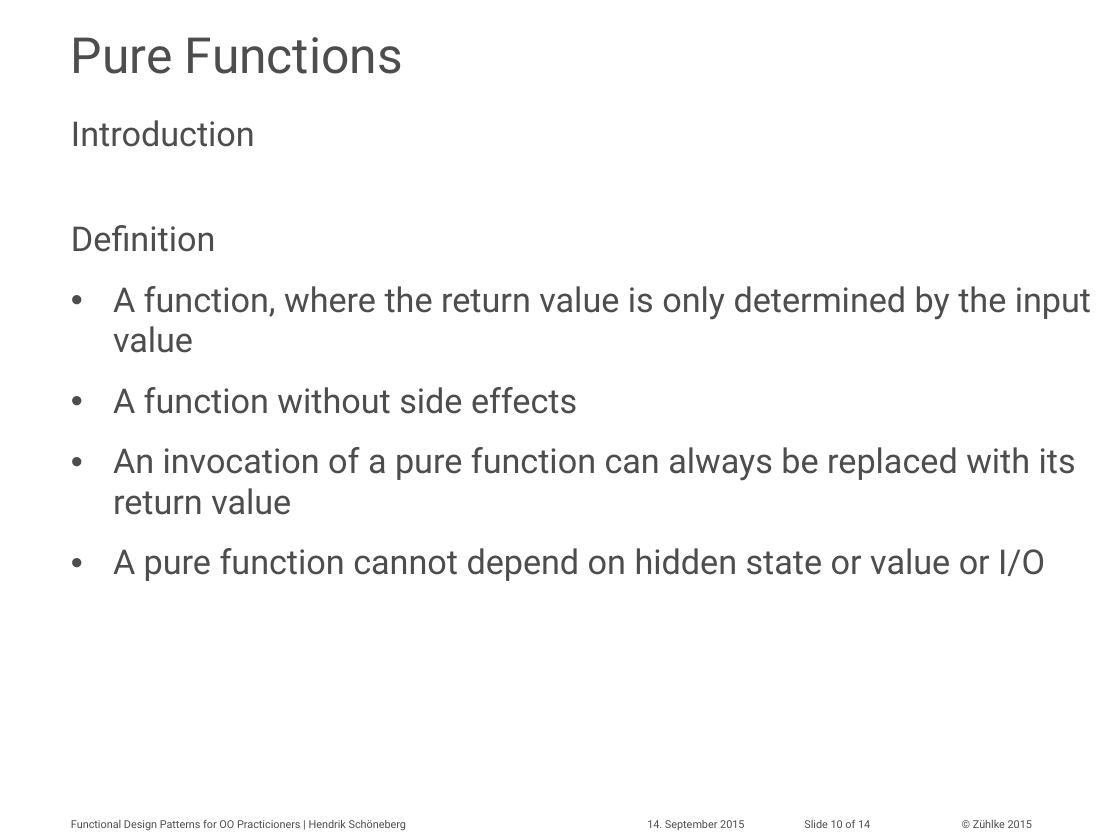
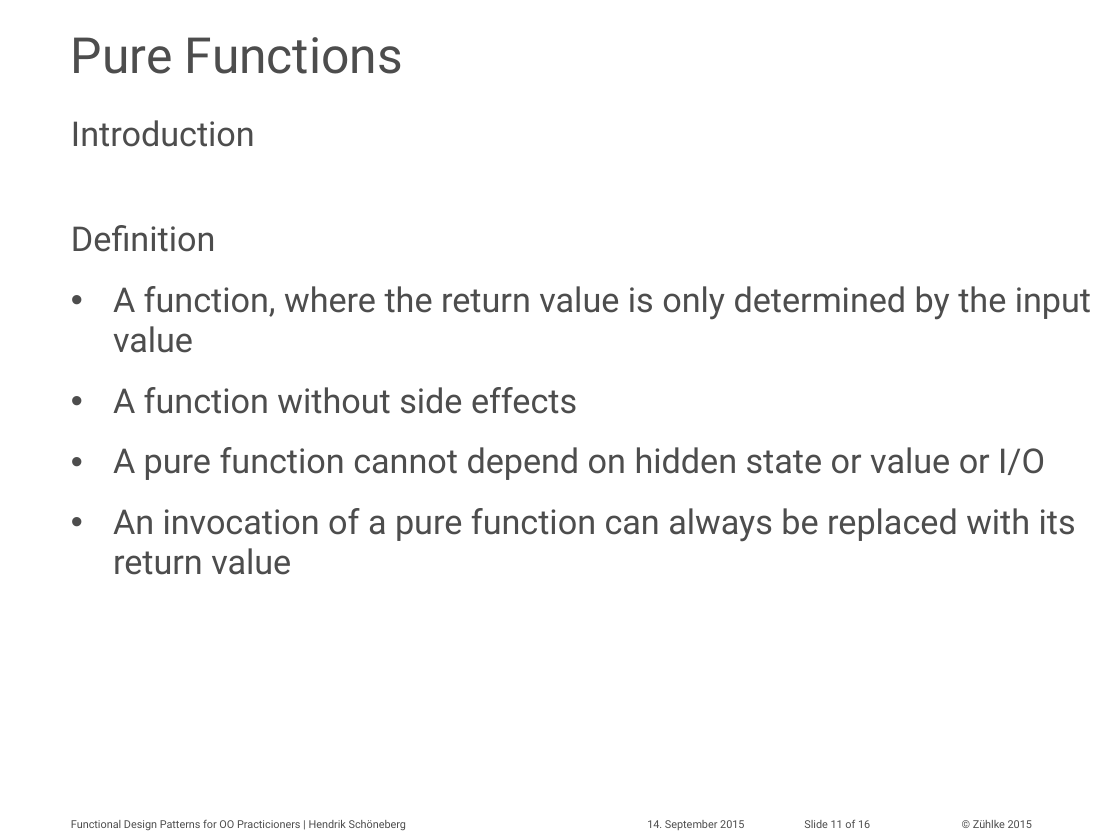
Before and after one commit to aax/zdays-fp-patterns, a slide deck: slide 11 of hesc_slides.pptx (slide 10 before the commit). Drawn at 1120x840 pixels with LibreOffice and Linux fonts; fonts in the diff are those of the drawing; background and template pictures are left out. Boxes give left, top, right and bottom in pixels: in the first picture for what was removed or moved away, otherwise in the second. Text is boxed around its words. In the diff, an @@ line names an element or a change of style, - is before the commit and + after.

```diff
--- a/hesc_slides.pptx
+++ b/hesc_slides.pptx
@@ text at <box>113,447,1045,480</box>: paragraph added @@
+• A pure function cannot depend on hidden state or value or I/O
@@ text at <box>113,548,1045,581</box>: paragraph removed @@
-• A pure function cannot depend on hidden state or value or I/O
@@ text at <box>804,819,870,828</box>: text changed @@
-Slide 10 of 14
+Slide 11 of 16
```
Also in this commit, not shown: 5 other slides changed, 2 slides added, 5 other files.
